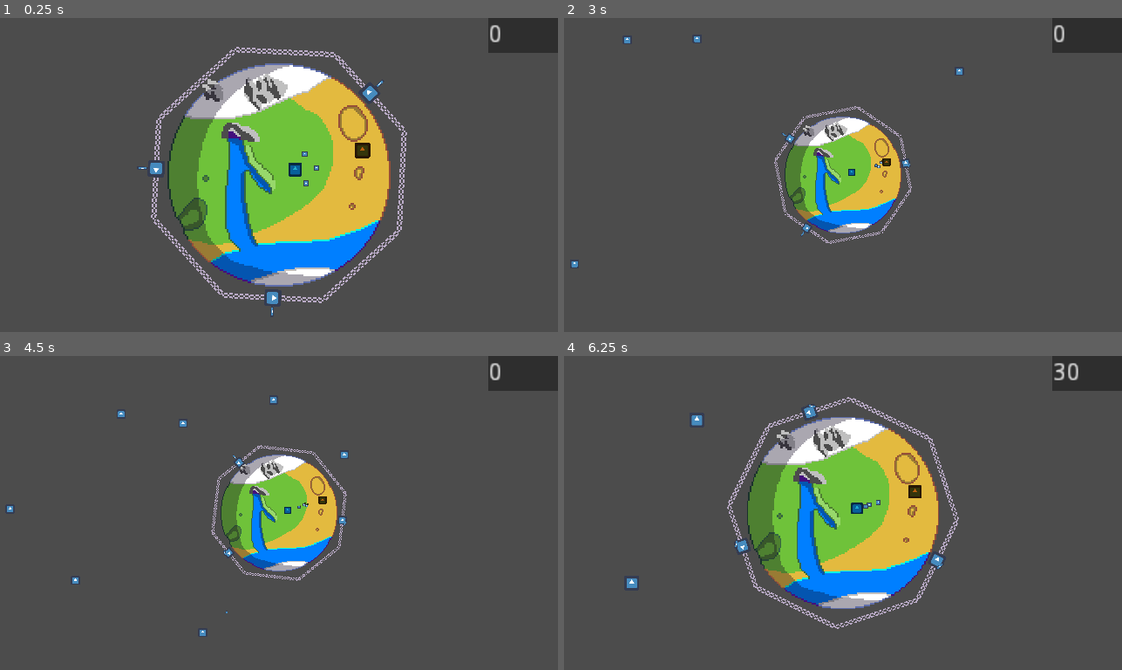
Above: before the commit, frames 1-4 (two rows, left to right).
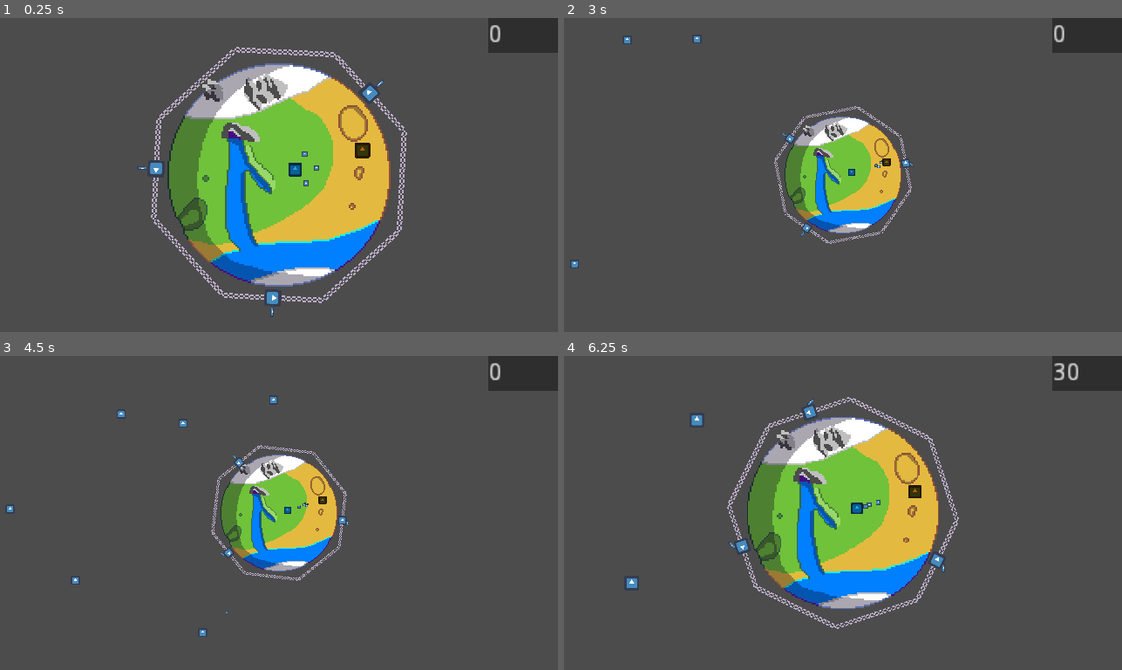
Above: after the commit, the same moments.

Repository: IgnacioMGarrido/BTP-GameJam
Game: Godot game, scene res://Scenes/MainScene.tscn
Two runs of this game, one before a commit and one after it. Both use one fixed random seed, a clock stepped at 60 frames per second and the inputs below. The engine's default icon, where the game draws it, is replaced by a stand-in: a white triangle on a blue panel in a dark square.
Inputs (mouse positions are in pixels of both pictures, inside the frame that each line leads up to):
- Up to frame 1 (0.25 s): no input
- Up to frame 2 (3 s): tap Enter (ui_accept) at 0.5, 0.77, 1.52 s; move the mouse to (854, 52) at 0.52 s; tap Z (zoom) every 0.75 s from 0.6 to 2.85 s; click (854, 52) at 0.67 s; move the mouse to (893, 143) at 1.27 s; click (893, 143) at 1.42 s; move the mouse to (954, 222) at 2.02 s; click (954, 222) at 2.17 s; move the mouse to (859, 234) at 2.77 s; click (859, 234) at 2.92 s
- Up to frame 3 (4.5 s): tap Enter (ui_accept) at 3.02, 3.77 s; move the mouse to (200, 607) at 3.52 s; tap Z (zoom) at 3.6, 4.35 s; click (200, 607) at 3.67 s; move the mouse to (217, 509) at 4.27 s; click (217, 509) at 4.42 s
- Up to frame 4 (6.25 s): tap Enter (ui_accept) at 4.52, 6.02 s; move the mouse to (776, 409) at 5.02 s; tap Z (zoom) at 5.1, 5.85 s; click (776, 409) at 5.17 s; move the mouse to (865, 456) at 5.77 s; click (865, 456) at 5.92 s

The runs differ from the first frame. In frame 1, less than 0.1% of the frame differs, in the area x 25-69%, y 20-94%; in frame 2, less than 0.1%; in frame 3, less than 0.1%; in frame 4, less than 0.1%, in the area x 29-69%, y 13-69%.

Commit message:
Mirrored rotation in the turret when following cursor

Diff:
--- a/BTP-Game/Scenes/Planets/Defenses/Turret.tscn
+++ b/BTP-Game/Scenes/Planets/Defenses/Turret.tscn
@@ -20,7 +20,7 @@
 shape = SubResource( 1 )
 
 [node name="TurretPivot" type="Position2D" parent="."]
-position = Vector2( 11.91, 0 )
+position = Vector2( 12, 0 )
 
 [node name="Sprite" type="Sprite" parent="TurretPivot"]
 position = Vector2( 7.82, 0 )
@@ -30,3 +30,6 @@
 [node name="ProjectileSpawn" type="Position2D" parent="TurretPivot/Sprite"]
 position = Vector2( 32.1462, 0 )
 scale = Vector2( 2, 3.42857 )
+
+[node name="DummyPivot" type="Position2D" parent="."]
+position = Vector2( 12, 0 )
--- a/BTP-Game/Scripts/Turret.gd
+++ b/BTP-Game/Scripts/Turret.gd
@@ -2,18 +2,34 @@
 
 class_name Turret
 
-
+var PI_2 = PI/2
 var turret_cost = 100
 
 var active = true
 onready var pivot : Position2D = $TurretPivot
+onready var dummy_pivot : Position2D = $DummyPivot
 onready var bullet_spawn : Position2D = $TurretPivot/Sprite/ProjectileSpawn
 var Bullet = load(Global.bullet_res)
 
 
 func update_motion(delta):
 	if active:
-		pivot.look_at(get_global_mouse_position())
+		dummy_pivot.look_at(get_global_mouse_position())
+
+		#Reset rotation value to 0 if it's beyond 180 or -180 degrees
+		if dummy_pivot.rotation > PI:
+			dummy_pivot.rotation -= PI
+		elif dummy_pivot.rotation < -PI:
+			dummy_pivot.rotation += PI
+
+		#Mirror rotation beyond 90 or -90 degrees
+		if dummy_pivot.rotation > PI_2:
+			pivot.rotation = dummy_pivot.rotation - 2*(dummy_pivot.rotation - PI_2)
+		elif dummy_pivot.rotation < -PI_2:
+			pivot.rotation = dummy_pivot.rotation - 2*(dummy_pivot.rotation + PI_2)
+		else:
+			pivot.rotation = dummy_pivot.rotation
+
 		if Input.is_action_just_pressed("ui_accept"):
 			shoot_projectile()
 
